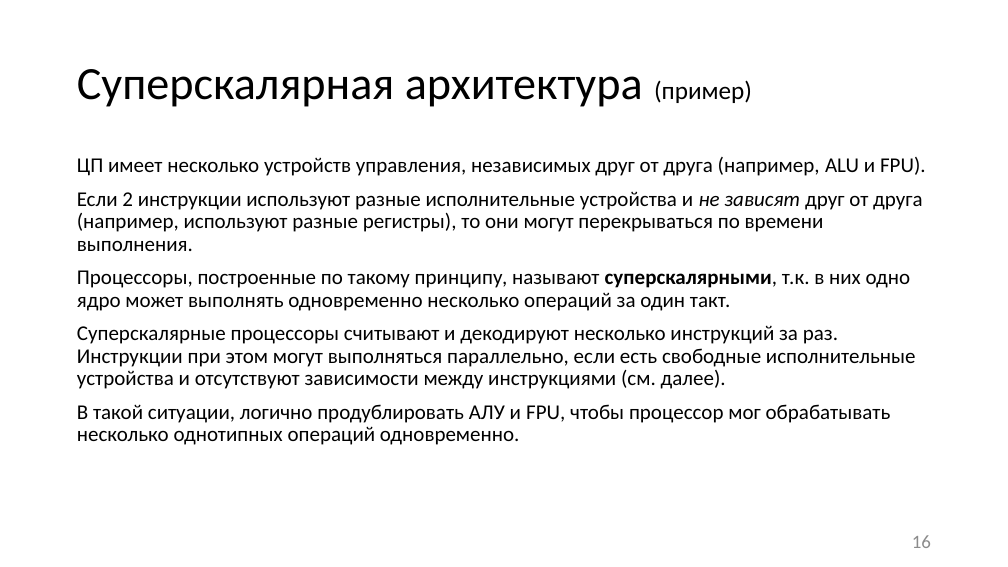
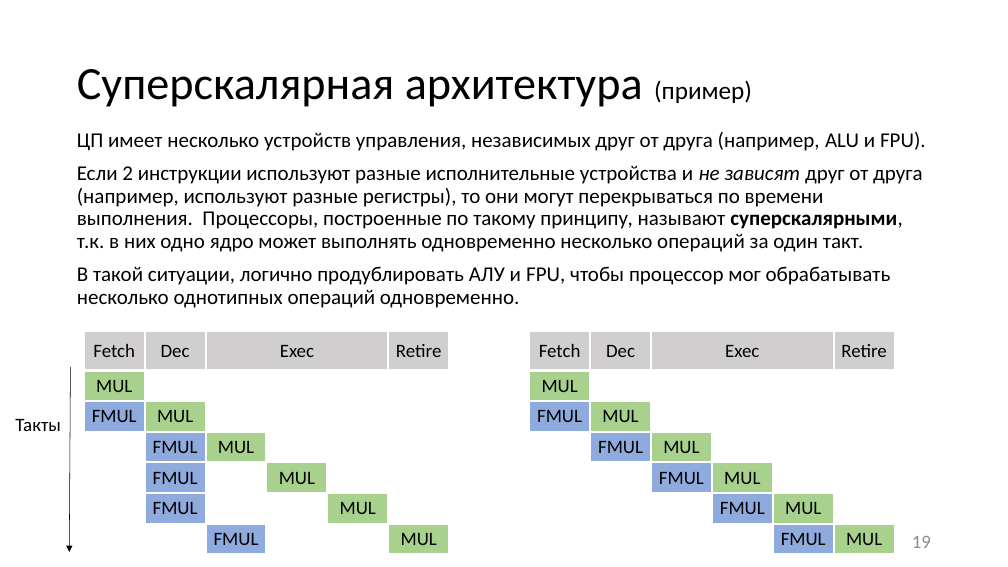
Before and after one commit to itsecd/low-level-programming, a slide deck: slide 19 of Lectures/7.Microarchitecture/Lecture7.pptx (slide 16 before the commit). Drawn at 1008x567 pixels with LibreOffice and Linux fonts; fonts in the diff are those of the drawing. Boxes give left, top, right and bottom in pixels: in the first picture for what was removed or moved away, otherwise in the second. Text is boxed around its words. In the diff, an @@ line names an element or a change of style, - is before the commit and + after.

```diff
--- a/Lectures/7.Microarchitecture/Lecture7.pptx
+++ b/Lectures/7.Microarchitecture/Lecture7.pptx
@@ text "ЦП имеет несколько устройств управления, ...": place and size @@
-text "ЦП имеет несколько устройств управления, ..." at <box>77,157,926,445</box>
+text "ЦП имеет несколько устройств управления, ..." at <box>77,132,926,308</box>
@@ text at <box>77,165,922,252</box>: text changed @@
-Если 2 инструкции используют разные исполнительные устройства и не зависят друг от друга (например, используют разные регистры), то они могут перекрываться по времени выполнения.
-Процессоры, построенные по такому принципу, называют суперскалярными, т.к. в них одно ядро может выполнять одновременно несколько операций за один такт.
-Суперскалярные процессоры считывают и декодируют несколько инструкций за раз. Инструкции при этом могут выполняться параллельно, если есть свободные исполнительные устройства и отсутствуют зависимости между инструкциями (см. далее).
+Если 2 инструкции используют разные исполнительные устройства и не зависят друг от друга (например, используют разные регистры), то они могут перекрываться по времени выполнения. Процессоры, построенные по такому принципу, называют суперскалярными, т.к. в них одно ядро может выполнять одновременно несколько операций за один такт.
@@ table added at <box>84,330,451,552</box>, 7 rows, 6 columns @@
+Fetch | Dec | Exec |  |  | Retire
+MUL |  |  |  |  | 
+FMUL | MUL |  |  |  | 
+ | FMUL | MUL |  |  | 
+ | FMUL |  | MUL |  | 
+ | FMUL |  |  | MUL | 
+ |  | FMUL |  |  | MUL
@@ table added at <box>529,330,897,552</box>, 7 rows, 6 columns @@
+Fetch | Dec | Exec |  |  | Retire
+MUL |  |  |  |  | 
+FMUL | MUL |  |  |  | 
+ | FMUL | MUL |  |  | 
+ |  | FMUL | MUL |  | 
+ |  |  | FMUL | MUL | 
+ |  |  |  | FMUL | MUL
@@ arrow added from (70, 367) to (70, 552), #000000 0.5 pt @@
@@ text added at <box>15,419,61,431</box>, 18 pt, text #000000 @@
+Такты
@@ page number at <box>912,536,931,548</box>: text changed @@
-16
+19
```
Also in this commit, not shown: 16 other slides changed, 6 slides added, 1 slide removed, 11 other files.
